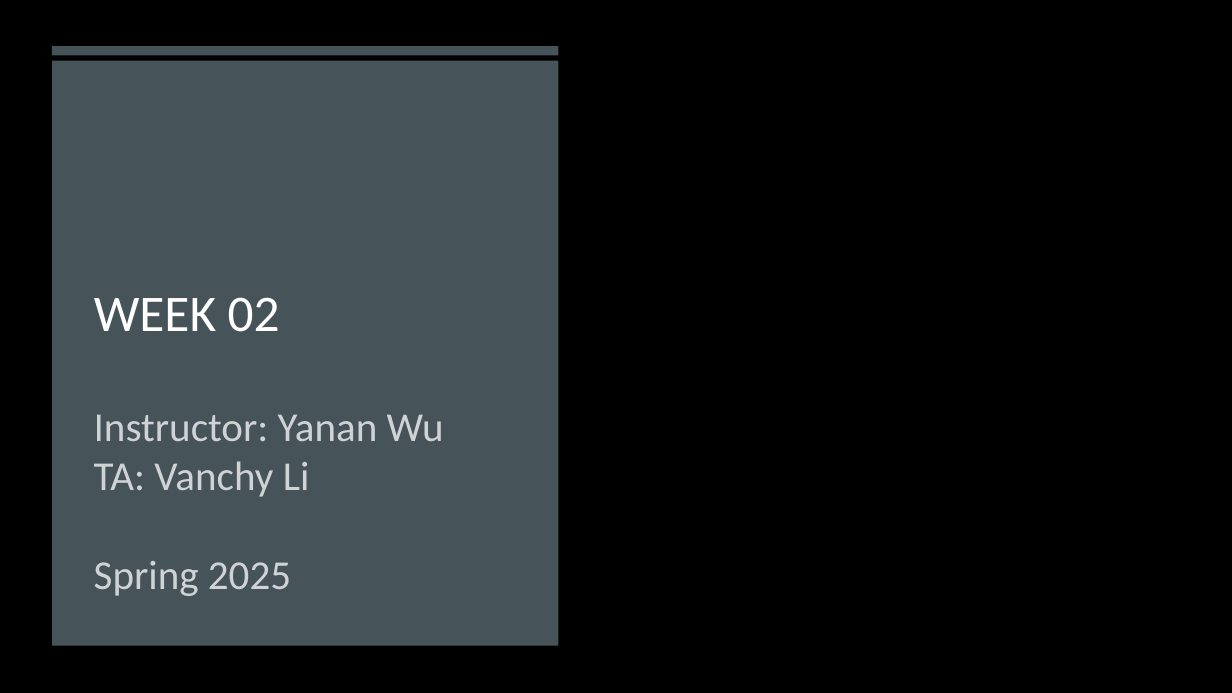
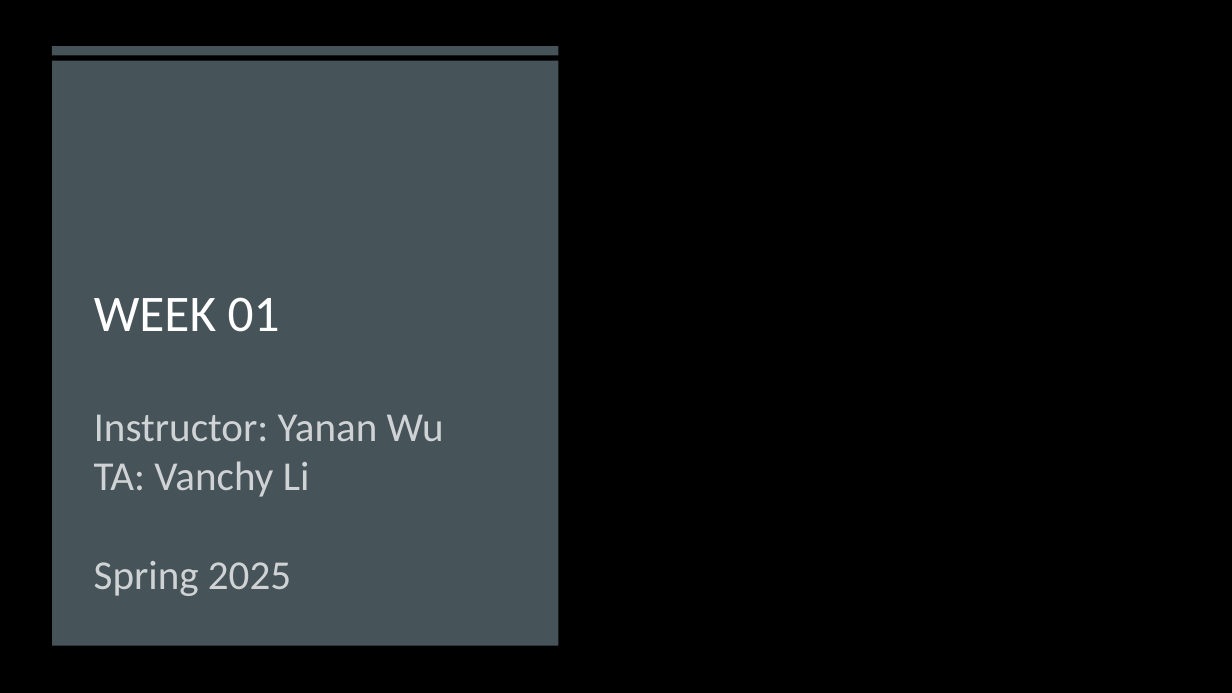
Before and after one commit to gisynw/ssj-376, a slide deck: slide 1 of docs/Lectures/Week01/Week01_SoftwareInstallation.pptx. Drawn at 1232x693 pixels with LibreOffice and Linux fonts; fonts in the diff are those of the drawing; background and template pictures are left out. Boxes give left, top, right and bottom in pixels: in the first picture for what was removed or moved away, otherwise in the second. Text is boxed around its words. In the diff, an @@ line names an element or a change of style, - is before the commit and + after.

Commit message:
update week02

```diff
--- a/docs/Lectures/Week01/Week01_SoftwareInstallation.pptx
+++ b/docs/Lectures/Week01/Week01_SoftwareInstallation.pptx
@@ title at <box>94,297,280,332</box>: text changed @@
-WEEK 02
+WEEK 01
```
Also in this commit, not shown: 1 other slide changed, 1 slide added, 4 slides removed, 6 other files.
